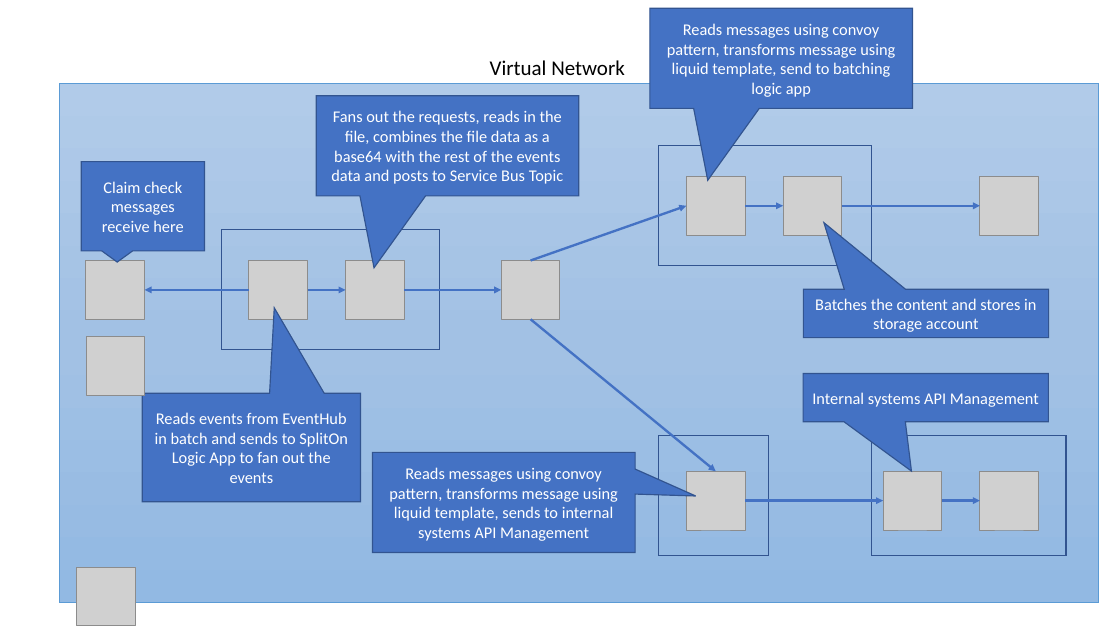
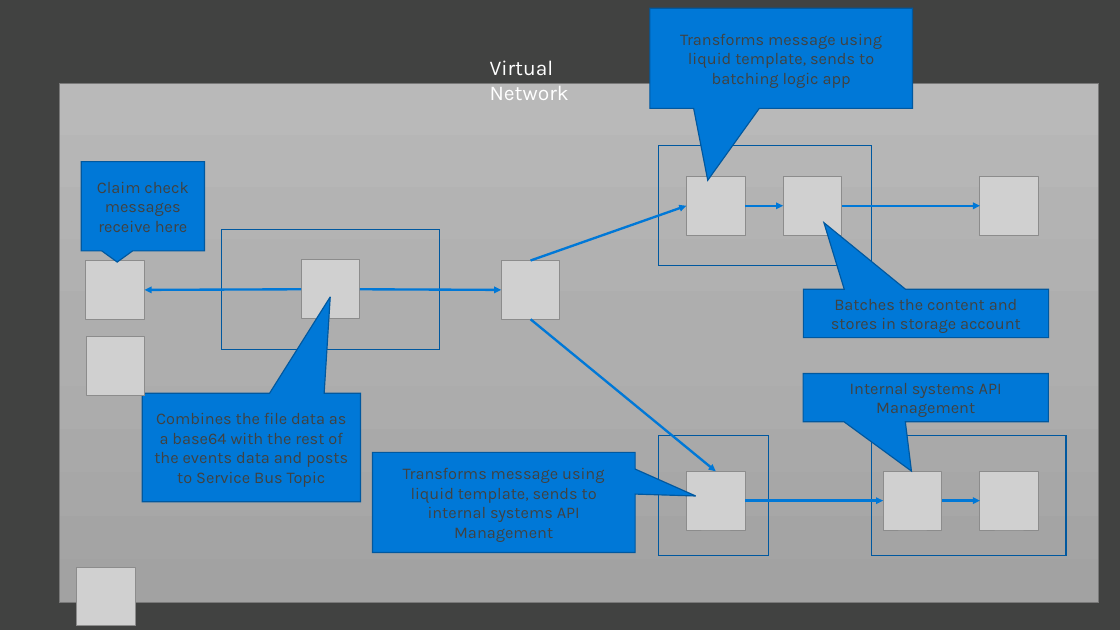
Before and after one commit to Azure-Samples/azure-logic-apps-pipeline-orchestration, a slide deck: slide 7 of resources/Diagrams.pptx (slide 2 before the commit). Drawn at 1120x630 pixels with LibreOffice and Linux fonts; fonts in the diff are those of the drawing; grey boxes stand for pictures. Boxes give left, top, right and bottom in pixels: in the first picture for what was removed or moved away, otherwise in the second. Text is boxed around its words. In the diff, an @@ line names an element or a change of style, - is before the commit and + after.

```diff
--- a/resources/Diagrams.pptx
+++ b/resources/Diagrams.pptx
@@ background #FFFFFF to #414241 @@
@@ speech box "Transforms message using liquid template, ..." at <box>650,8,913,108</box>: fill #4472C4 to #0078D7; outline #325491 1 pt to #00599F 1 pt @@
@@ text "Virtual Network" at <box>490,60,569,100</box>: font Calibri to Karla, text colour #000000 to #FFFFFF @@
@@ text in speech box at <box>680,34,882,88</box>: text changed; font Calibri to Karla; text colour #FFFFFF to #414241 @@
-Reads messages using convoy pattern, transforms message using liquid template, send to batching logic app
+Transforms message using liquid template, sends to batching logic app
@@ rectangle at <box>59,83,1098,602</box>: fill gradient #B1CBE9 to #A3C1E5 to #93B9E4 to gradient #B9B9B9 to #AEAEAE to #A2A2A2; outline #5B9BD5 0.5 pt to #797979 0.5 pt @@
@@ speech box removed at <box>316,96,579,196</box> @@
-Fans out the requests, reads in the file, combines the file data as a base64 with the rest of the events data and posts to Service Bus Topic
@@ arrow (531, 260) - (686, 206): stroke #4472C4 2 pt to #0078D7 2 pt @@
@@ arrow (745, 206) - (783, 206): stroke #4472C4 2 pt to #0078D7 2 pt @@
@@ arrow (842, 206) - (981, 206): stroke #4472C4 2 pt to #0078D7 2 pt @@
@@ picture: place and size @@
-picture at <box>249,260,308,319</box>
+picture at <box>301,260,360,318</box>
@@ picture removed at <box>345,260,404,319</box> @@
@@ arrow moved from (249, 290) - (145, 290) to (301, 289) - (145, 290) @@
@@ arrow (301, 289) - (145, 290): stroke #4472C4 2 pt to #0078D7 2 pt @@
@@ arrow removed from (308, 290) to (345, 290) @@
@@ arrow moved from (404, 290) - (502, 290) to (360, 289) - (502, 290) @@
@@ arrow (360, 289) - (502, 290): stroke #4472C4 2 pt to #0078D7 2 pt @@
@@ arrow (531, 319) - (716, 471): stroke #4472C4 2 pt to #0078D7 2 pt @@
@@ font Calibri to Karla, text colour #FFFFFF to #414241; fill #4472C4 to #0078D7; outline #325491 1 pt to #00599F 1 pt in 3 elements at <box>82,161,205,250</box>, <box>803,289,1049,338</box>, <box>803,374,1049,423</box> @@
@@ speech box "Combines the file data as ..." at <box>142,393,360,502</box>: fill #4472C4 to #0078D7; outline #325491 1 pt to #00599F 1 pt; proportions changed @@
@@ text in speech box at <box>154,413,348,487</box>: text changed; font Calibri to Karla; text colour #FFFFFF to #414241 @@
-Reads events from EventHub in batch and sends to SplitOn Logic App to fan out the events
+Combines the file data as a base64 with the rest of the events data and posts to Service Bus Topic
@@ outline #325491 1 pt to #00599F 1 pt in 4 elements at <box>221,229,439,350</box>, <box>659,146,872,266</box>, <box>659,435,769,555</box>, <box>871,435,1066,555</box> @@
@@ speech box "Transforms message using liquid template, ..." at <box>372,453,635,553</box>: fill #4472C4 to #0078D7; outline #325491 1 pt to #00599F 1 pt @@
@@ text in speech box at <box>403,468,604,542</box>: text changed; font Calibri to Karla; text colour #FFFFFF to #414241 @@
-Reads messages using convoy pattern, transforms message using liquid template, sends to internal systems API Management
+Transforms message using liquid template, sends to internal systems API Management
@@ arrow (745, 501) - (883, 501): stroke #4472C4 2 pt to #0078D7 2 pt @@
@@ arrow (942, 501) - (981, 501): stroke #4472C4 2 pt to #0078D7 2 pt @@
```
Also in this commit, not shown: 3 other slides changed, 8 slides added, 1 slide removed, 5 other files.
